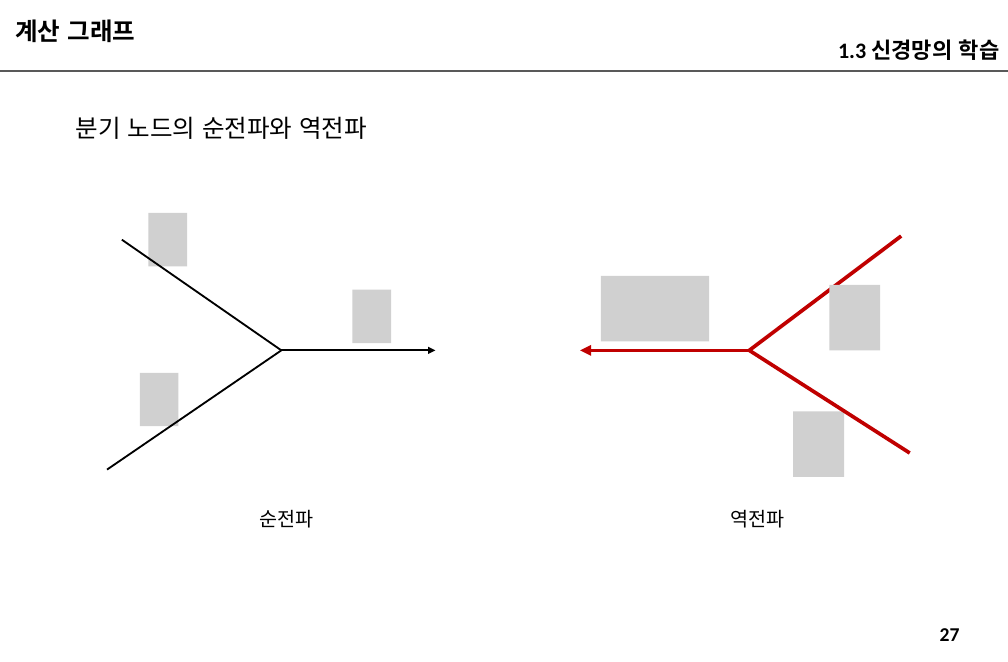
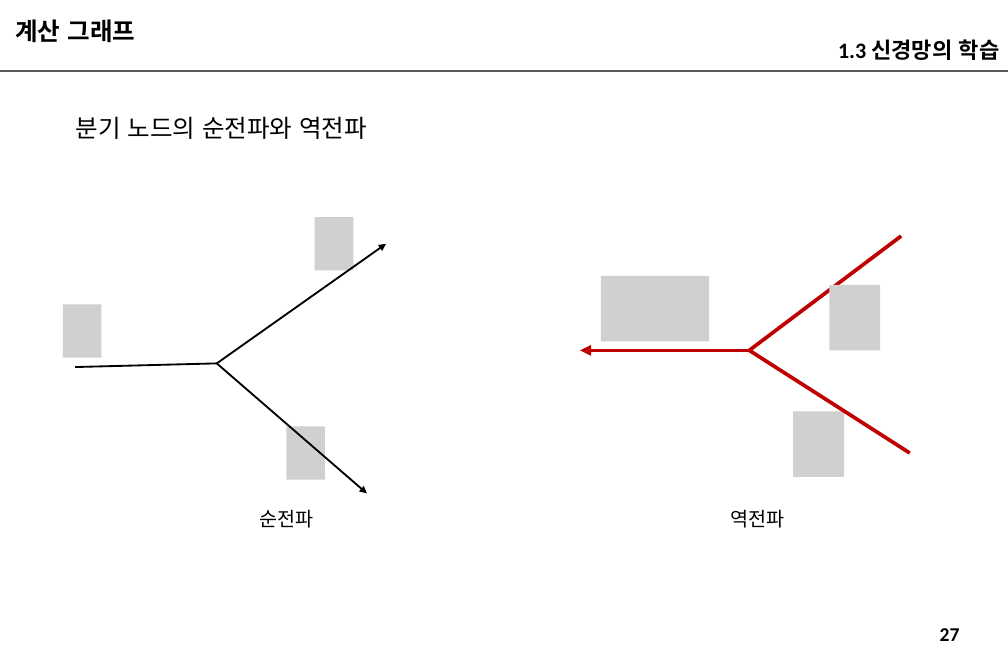
Before and after one commit to imguru-mooc/nlp_week, a slide deck: slide 27 of 인공지능_자연어처리_2_판서.pptx. Drawn at 1008x662 pixels with LibreOffice and Linux fonts; fonts in the diff are those of the drawing; grey boxes stand for pictures. Boxes give left, top, right and bottom in pixels: in the first picture for what was removed or moved away, otherwise in the second. Text is boxed around its words. In the diff, an @@ line names an element or a change of style, - is before the commit and + after.

```diff
--- a/인공지능_자연어처리_2_판서.pptx
+++ b/인공지능_자연어처리_2_판서.pptx
@@ picture removed at (148, 213, 187, 267) @@
@@ picture added at (315, 217, 354, 271) @@
@@ line moved from (107, 470) - (282, 350) to (217, 364) - (386, 244) @@
@@ line (217, 364) - (386, 244): line to arrow @@
@@ picture removed at (352, 290, 391, 343) @@
@@ picture added at (63, 305, 102, 358) @@
@@ line moved from (122, 240) - (282, 350) to (217, 364) - (75, 367) @@
@@ picture removed at (139, 372, 178, 426) @@
@@ arrow moved from (282, 350) - (435, 350) to (217, 364) - (367, 493) @@
@@ picture added at (286, 426, 325, 480) @@
```
Also in this commit, not shown: 19 other slides changed, 10 slides added.
